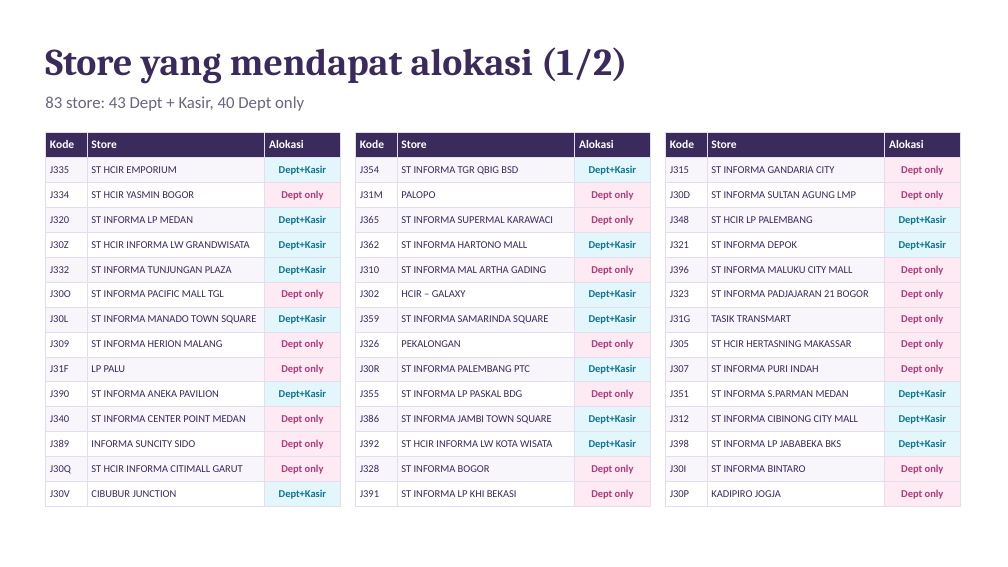
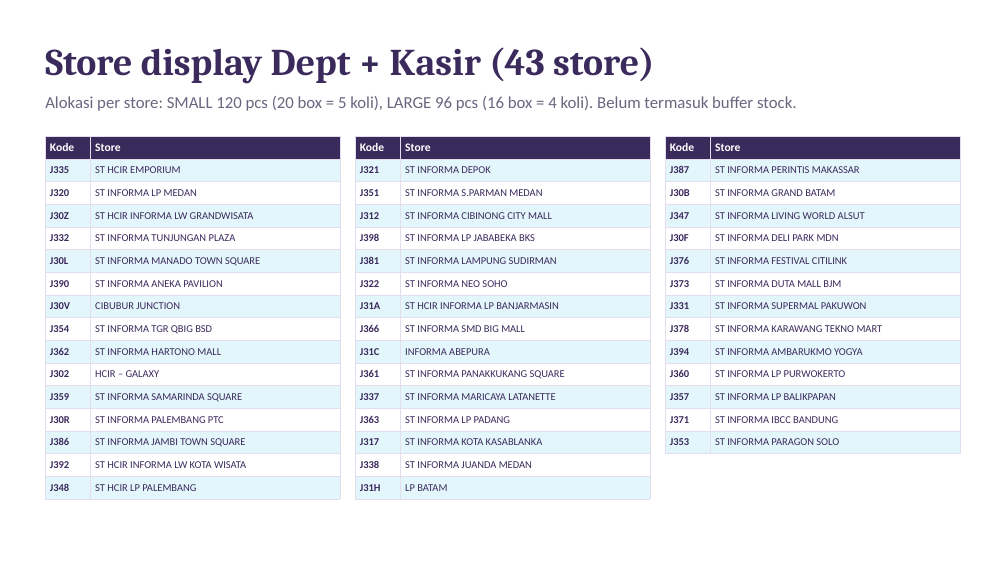
Before and after one commit to eriehermawan-hci/Testing-Erie, a slide deck: slide 6 of Instruksi_Display_Blind_Box_Thermal.pptx. Drawn at 1008x567 pixels with LibreOffice and Linux fonts; fonts in the diff are those of the drawing. Boxes give left, top, right and bottom in pixels: in the first picture for what was removed or moved away, otherwise in the second. Text is boxed around its words. In the diff, an @@ line names an element or a change of style, - is before the commit and + after.

```diff
--- a/Instruksi_Display_Blind_Box_Thermal.pptx
+++ b/Instruksi_Display_Blind_Box_Thermal.pptx
@@ text at bbox=[45, 47, 654, 84]: text changed @@
-Store yang mendapat alokasi (1/2)
+Store display Dept + Kasir (43 store)
@@ text at bbox=[45, 96, 797, 111]: text changed @@
-83 store: 43 Dept + Kasir, 40 Dept only
+Alokasi per store: SMALL 120 pcs (20 box = 5 koli), LARGE 96 pcs (16 box = 4 koli). Belum termasuk buffer stock.
@@ table at bbox=[45, 136, 340, 495] @@
-Kode | Store | Alokasi
-J335 | ST HCIR EMPORIUM | Dept+Kasir
-J334 | ST HCIR YASMIN BOGOR | Dept only
-J320 | ST INFORMA LP MEDAN | Dept+Kasir
-J30Z | ST HCIR INFORMA LW GRANDWISATA | Dept+Kasir
-J332 | ST INFORMA TUNJUNGAN PLAZA | Dept+Kasir
-J30O | ST INFORMA PACIFIC MALL TGL | Dept only
-J30L | ST INFORMA MANADO TOWN SQUARE | Dept+Kasir
-J309 | ST INFORMA HERION MALANG | Dept only
-J31F | LP PALU | Dept only
-J390 | ST INFORMA ANEKA PAVILION | Dept+Kasir
-J340 | ST INFORMA CENTER POINT MEDAN | Dept only
-J389 | INFORMA SUNCITY SIDO | Dept only
-J30Q | ST HCIR INFORMA CITIMALL GARUT | Dept only
-J30V | CIBUBUR JUNCTION | Dept+Kasir
+Kode | Store
+J335 | ST HCIR EMPORIUM
+J320 | ST INFORMA LP MEDAN
+J30Z | ST HCIR INFORMA LW GRANDWISATA
+J332 | ST INFORMA TUNJUNGAN PLAZA
+J30L | ST INFORMA MANADO TOWN SQUARE
+J390 | ST INFORMA ANEKA PAVILION
+J30V | CIBUBUR JUNCTION
+J354 | ST INFORMA TGR QBIG BSD
+J362 | ST INFORMA HARTONO MALL
+J302 | HCIR – GALAXY
+J359 | ST INFORMA SAMARINDA SQUARE
+J30R | ST INFORMA PALEMBANG PTC
+J386 | ST INFORMA JAMBI TOWN SQUARE
+J392 | ST HCIR INFORMA LW KOTA WISATA
+J348 | ST HCIR LP PALEMBANG
@@ table: place and size @@
-table at bbox=[45, 132, 340, 503]
+table at bbox=[45, 136, 340, 495]
@@ table at bbox=[355, 136, 650, 495] @@
-Kode | Store | Alokasi
-J354 | ST INFORMA TGR QBIG BSD | Dept+Kasir
-J31M | PALOPO | Dept only
-J365 | ST INFORMA SUPERMAL KARAWACI | Dept only
-J362 | ST INFORMA HARTONO MALL | Dept+Kasir
-J310 | ST INFORMA MAL ARTHA GADING | Dept only
-J302 | HCIR – GALAXY | Dept+Kasir
-J359 | ST INFORMA SAMARINDA SQUARE | Dept+Kasir
-J326 | PEKALONGAN | Dept only
-J30R | ST INFORMA PALEMBANG PTC | Dept+Kasir
-J355 | ST INFORMA LP PASKAL BDG | Dept only
-J386 | ST INFORMA JAMBI TOWN SQUARE | Dept+Kasir
-J392 | ST HCIR INFORMA LW KOTA WISATA | Dept+Kasir
-J328 | ST INFORMA BOGOR | Dept only
-J391 | ST INFORMA LP KHI BEKASI | Dept only
+Kode | Store
+J321 | ST INFORMA DEPOK
+J351 | ST INFORMA S.PARMAN MEDAN
+J312 | ST INFORMA CIBINONG CITY MALL
+J398 | ST INFORMA LP JABABEKA BKS
+J381 | ST INFORMA LAMPUNG SUDIRMAN
+J322 | ST INFORMA NEO SOHO
+J31A | ST HCIR INFORMA LP BANJARMASIN
+J366 | ST INFORMA SMD BIG MALL
+J31C | INFORMA ABEPURA
+J361 | ST INFORMA PANAKKUKANG SQUARE
+J337 | ST INFORMA MARICAYA LATANETTE
+J363 | ST INFORMA LP PADANG
+J317 | ST INFORMA KOTA KASABLANKA
+J338 | ST INFORMA JUANDA MEDAN
+J31H | LP BATAM
@@ table: place and size @@
-table at bbox=[355, 132, 650, 503]
+table at bbox=[355, 136, 650, 495]
@@ table at bbox=[665, 136, 960, 449] @@
-Kode | Store | Alokasi
-J315 | ST INFORMA GANDARIA CITY | Dept only
-J30D | ST INFORMA SULTAN AGUNG LMP | Dept only
-J348 | ST HCIR LP PALEMBANG | Dept+Kasir
-J321 | ST INFORMA DEPOK | Dept+Kasir
-J396 | ST INFORMA MALUKU CITY MALL | Dept only
-J323 | ST INFORMA PADJAJARAN 21 BOGOR | Dept only
-J31G | TASIK TRANSMART | Dept only
-J305 | ST HCIR HERTASNING MAKASSAR | Dept only
-J307 | ST INFORMA PURI INDAH | Dept only
-J351 | ST INFORMA S.PARMAN MEDAN | Dept+Kasir
-J312 | ST INFORMA CIBINONG CITY MALL | Dept+Kasir
-J398 | ST INFORMA LP JABABEKA BKS | Dept+Kasir
-J30I | ST INFORMA BINTARO | Dept only
-J30P | KADIPIRO JOGJA | Dept only
+Kode | Store
+J387 | ST INFORMA PERINTIS MAKASSAR
+J30B | ST INFORMA GRAND BATAM
+J347 | ST INFORMA LIVING WORLD ALSUT
+J30F | ST INFORMA DELI PARK MDN
+J376 | ST INFORMA FESTIVAL CITILINK
+J373 | ST INFORMA DUTA MALL BJM
+J331 | ST INFORMA SUPERMAL PAKUWON
+J378 | ST INFORMA KARAWANG TEKNO MART
+J394 | ST INFORMA AMBARUKMO YOGYA
+J360 | ST INFORMA LP PURWOKERTO
+J357 | ST INFORMA LP BALIKPAPAN
+J371 | ST INFORMA IBCC BANDUNG
+J353 | ST INFORMA PARAGON SOLO
@@ table: place and size @@
-table at bbox=[665, 132, 960, 503]
+table at bbox=[665, 136, 960, 449]
```
Also in this commit, not shown: 1 other slide changed.
